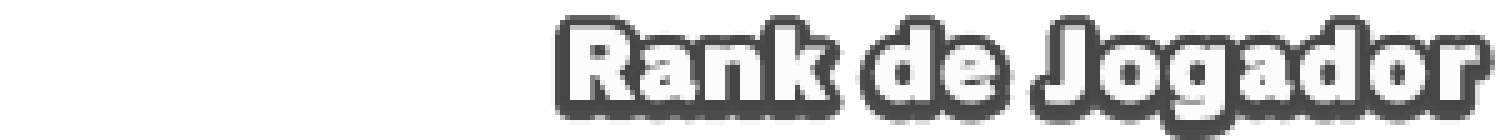
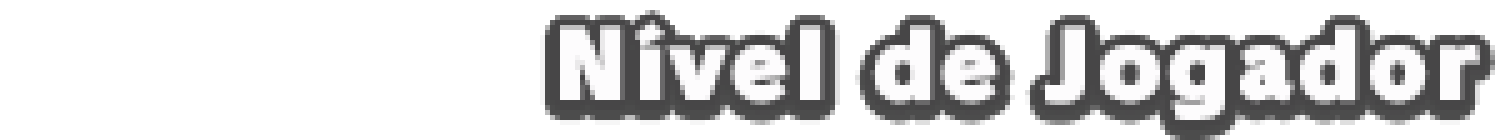
Layers edited between the first and the second 1500×140 image:
added layer "Nível de Jogador" above "Rank de Jogador" over [560, 20, 845, 120]
hid "Rank de Jogador" over [575, 25, 845, 120]
